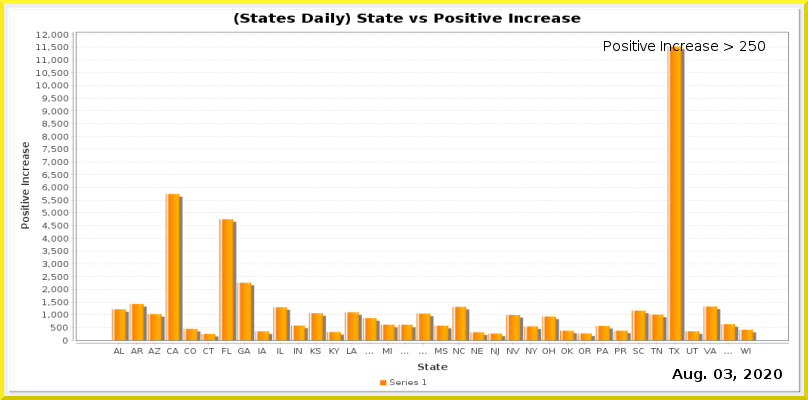
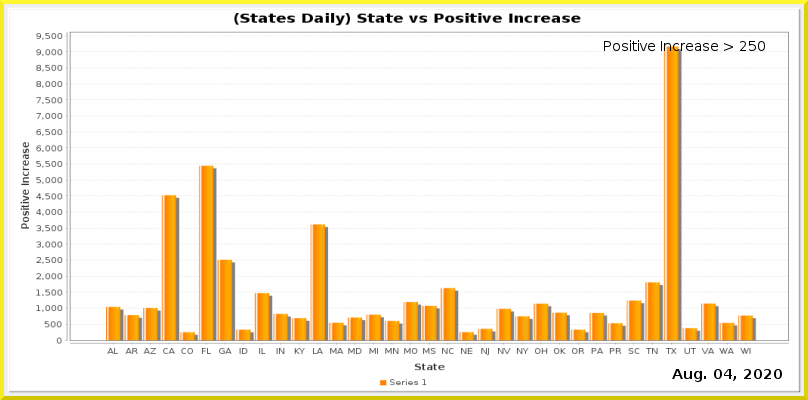
Comparing the layer stacks of the two 808 × 400 images. Changes:
painted on "Current Date" over [724, 369, 732, 379]
painted on "Date_vs_TestIncrease.png" over [36, 31, 789, 371]
